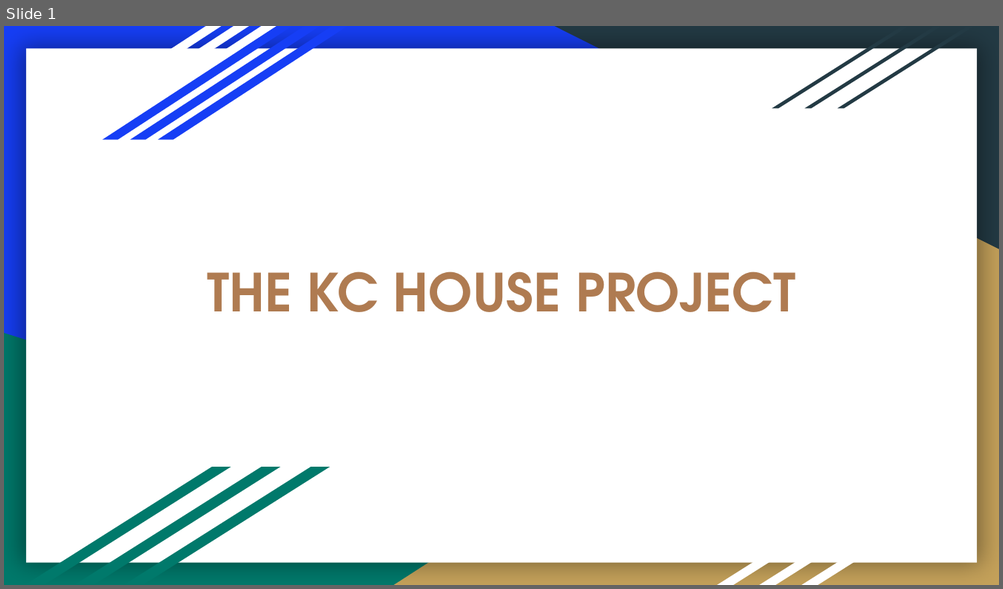
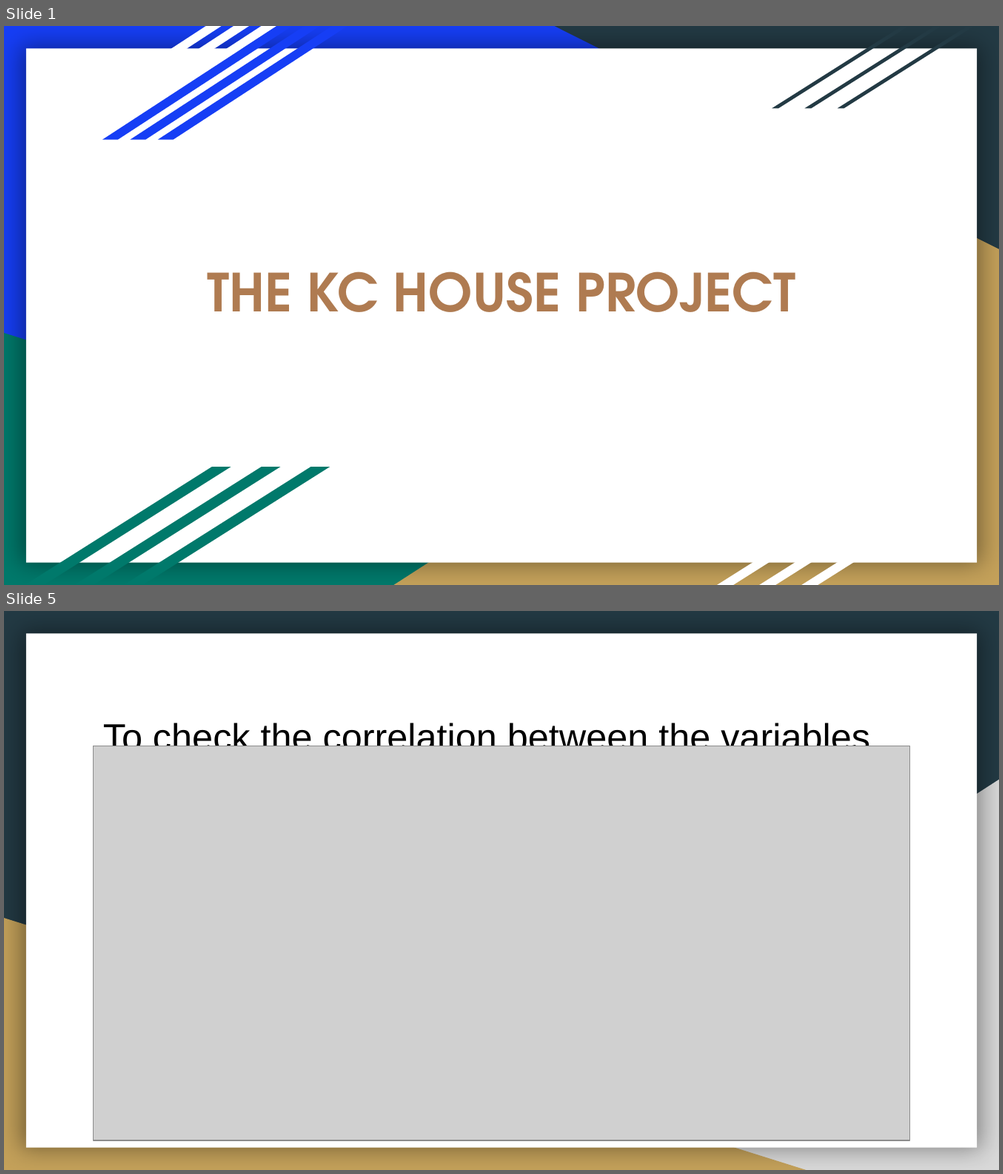
Before and after one commit to kibandichristine/-housings-sales-prediction, a slide deck: THE KC HOUSE PROJECT.pptx. Shown one above the other, each under a label of ours: slide 1 before the commit, slides 1 and 5 after it; the slides between them are not shown. The pictures are 1003x589 and 1003x1174 pixels, drawn with LibreOffice and Linux fonts; fonts in the diff are those of the drawing; grey boxes stand for pictures. Boxes give left, top, right and bottom in pixels: in the first picture for what was removed or moved away, otherwise in the second. Text is boxed around its words. In the diff, an @@ line names an element or a change of style, - is before the commit and + after.

```diff
--- a/THE KC HOUSE PROJECT.pptx
+++ b/THE KC HOUSE PROJECT.pptx
@@ slide 5 added at (4, 611, 999, 1170), background #233A44; not listed: 1 template element that a slide beside it also shows @@
@@ title added at (103, 721, 870, 746), 27 pt, text #000000 @@
+To check the correlation between the variables
@@ picture added at (94, 746, 910, 1141) @@
@@ right triangle added at (394, 780, 999, 1170), fill #D9D9D9 @@
@@ right triangle added at (4, 918, 805, 1170), fill #C4A15A @@
```
Also in this commit, not shown: 5 other slides added, 1 slide removed, 1 other file.
